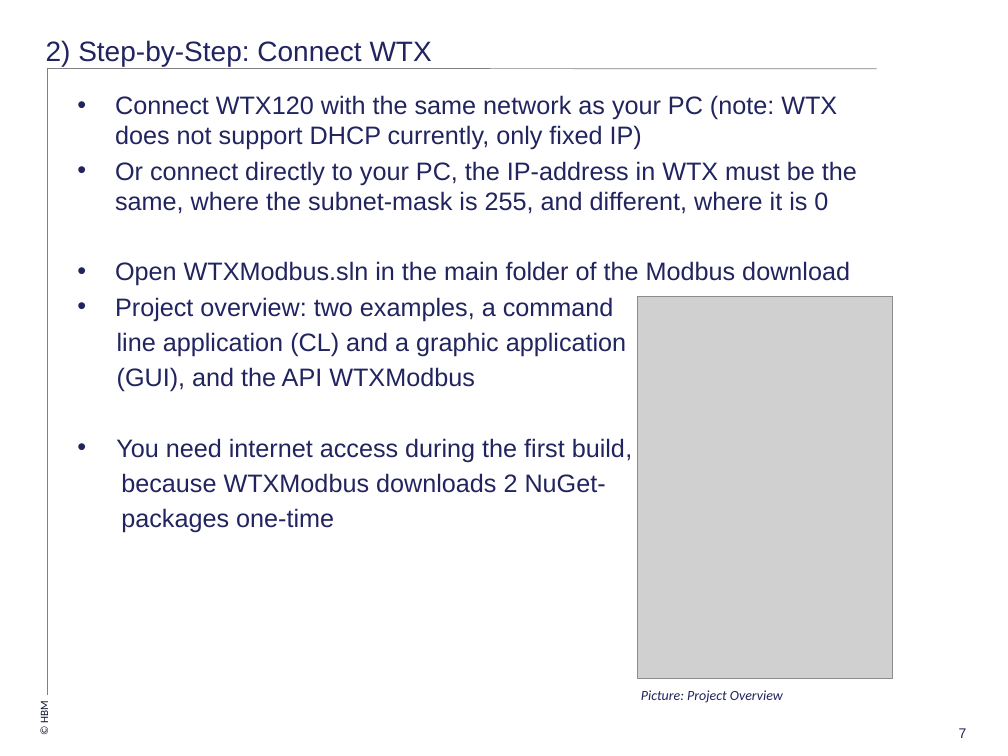
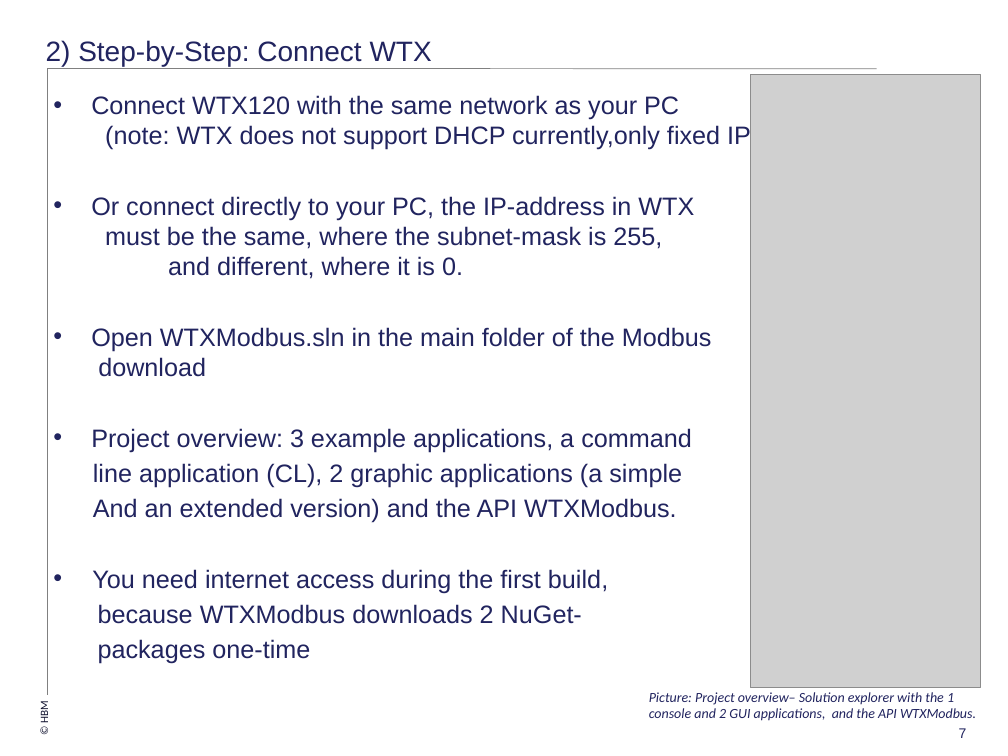
Before and after one commit to FelixHuettlatHBM/ModbusTCP_WTX, a slide deck: slide 7 of Doc/HowTo-WTXModbus.pptx. Drawn at 1008x756 pixels with LibreOffice and Linux fonts; fonts in the diff are those of the drawing; grey boxes stand for pictures; background and template pictures are left out. Boxes give left, top, right and bottom in pixels: in the first picture for what was removed or moved away, otherwise in the second. Text is boxed around its words. In the diff, an @@ line names an element or a change of style, - is before the commit and + after.

```diff
--- a/Doc/HowTo-WTXModbus.pptx
+++ b/Doc/HowTo-WTXModbus.pptx
@@ text "Connect WTX120 with the same ...": place and size @@
-text "Connect WTX120 with the same ..." at bbox=[115, 95, 857, 533]
+text "Connect WTX120 with the same ..." at bbox=[91, 95, 759, 664]
@@ picture added at bbox=[750, 75, 981, 687] @@
@@ text at bbox=[91, 95, 759, 279]: text changed @@
-• Connect WTX120 with the same network as your PC (note: WTX does not support DHCP currently, only fixed IP)
-• Or connect directly to your PC, the IP-address in WTX must be the same, where the subnet-mask is 255, and different, where it is 0
+• Connect WTX120 with the same network as your PC (note: WTX does not support DHCP currently,only fixed IP)
+• Or connect directly to your PC, the IP-address in WTX must be the same, where the subnet-mask is 255, and different, where it is 0.
@@ picture removed at bbox=[637, 296, 893, 678] @@
@@ text at bbox=[91, 428, 692, 523]: text changed @@
-• Project overview: two examples, a command
-line application (CL) and a graphic application
-(GUI), and the API WTXModbus
+• Project overview: 3 example applications, a command
+line application (CL), 2 graphic applications (a simple
+And an extended version) and the API WTXModbus.
@@ text at bbox=[649, 692, 976, 721]: text changed @@
-Picture: Project Overview
+Picture: Project overview– Solution explorer with the 1 console and 2 GUI applications, and the API WTXModbus.
```
Also in this commit, not shown: 2 other slides changed, 1 slide added, 4 other files.
